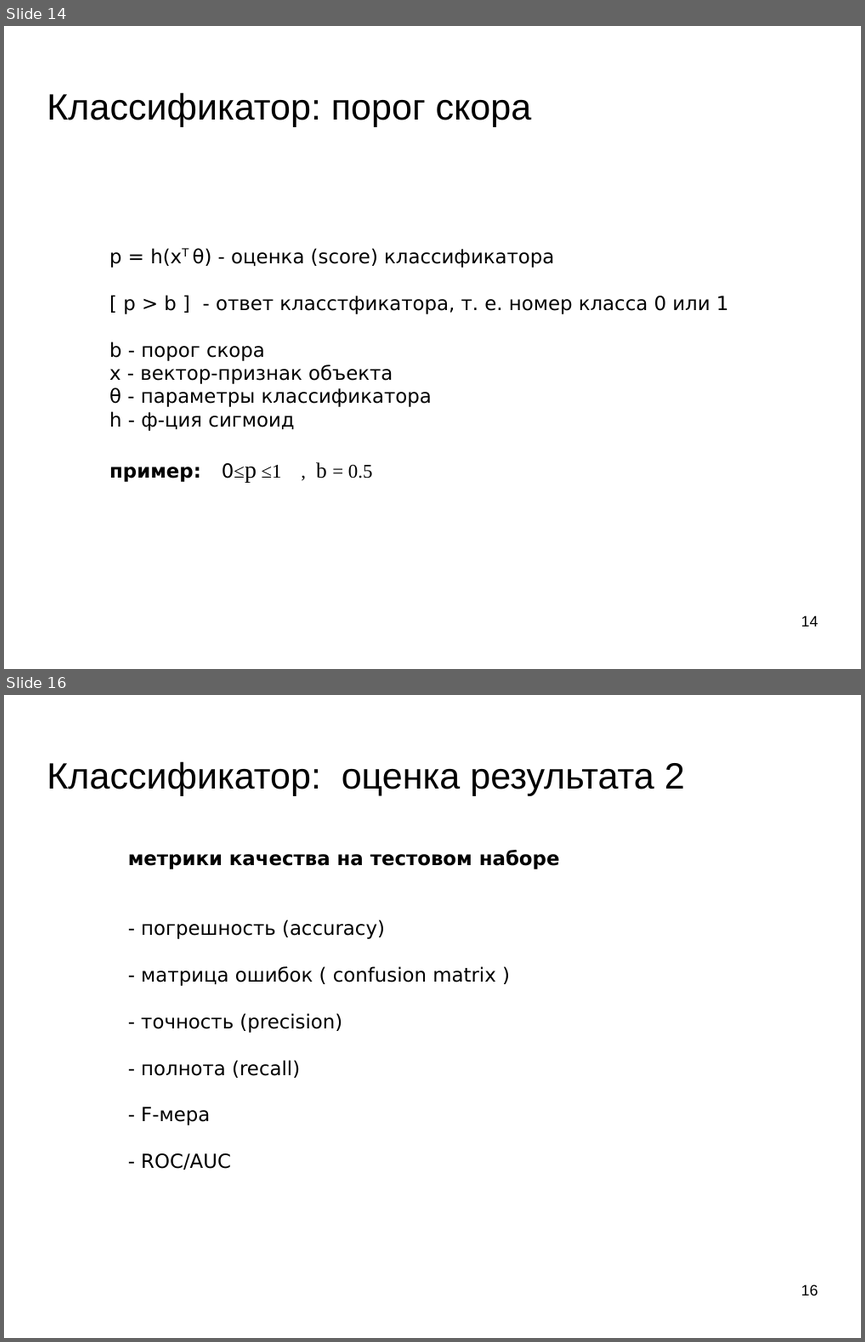
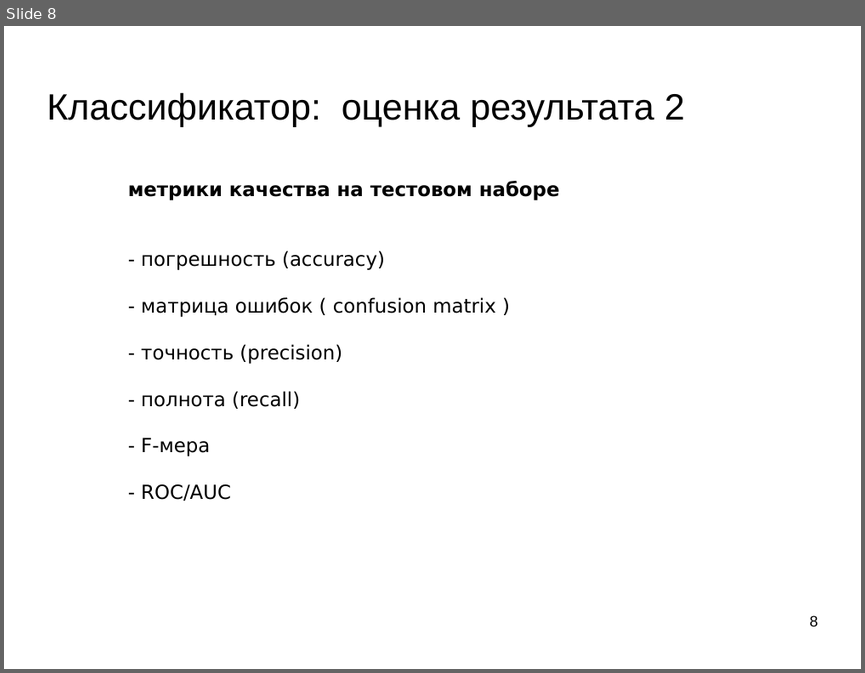
Before and after one commit to mechanoid5/ml_lectorium_legacy, a slide deck: 07-roc-auc.odp. Shown one above the other, each under a label of ours: slides 14 and 16 before the commit, slide 8 after it; the slides between them are not shown. The pictures are 865x1342 and 865x673 pixels, drawn with LibreOffice and Linux fonts; fonts in the diff are those of the drawing; background and template pictures are left out. Boxes give left, top, right and bottom in pixels: in the first picture for what was removed or moved away, otherwise in the second. Text is boxed around its words. In the diff, an @@ line names an element or a change of style, - is before the commit and + after.

```diff
--- a/07-roc-auc.odp
+++ b/07-roc-auc.odp
@@ slide 14 removed at box(4, 26, 861, 669), background picture (left out) @@
@@ title removed at box(46, 92, 532, 126) @@
-Классификатор: порог скора
@@ text removed at box(109, 248, 729, 482) @@
-p = h(xT θ) - оценка (score) классификатора
-[ p > b ] - ответ класстфикатора, т. е. номер класса 0 или 1
-b - порог скора
-x - вектор-признак объекта
-θ - параметры классификатора
-h - ф-ция сигмоид
-пример: 0≤p ≤1 , b = 0.5
@@ page number removed at box(801, 615, 818, 626) @@
-14
@@ what was slide 16 is now slide 8 @@
@@ page number at box(810, 615, 818, 626): text changed @@
-16
+8
```
Also in this commit, not shown: 12 slides changed, 1 slide added, 8 other slides removed.
